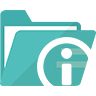
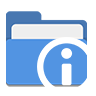
Comparing the layer stacks of the two 96×96 images. Changes:
renamed "f_f_business_89_s512_f_business_89_0nbg" to "folder icon", painted on it over [0, 10, 96, 87]
